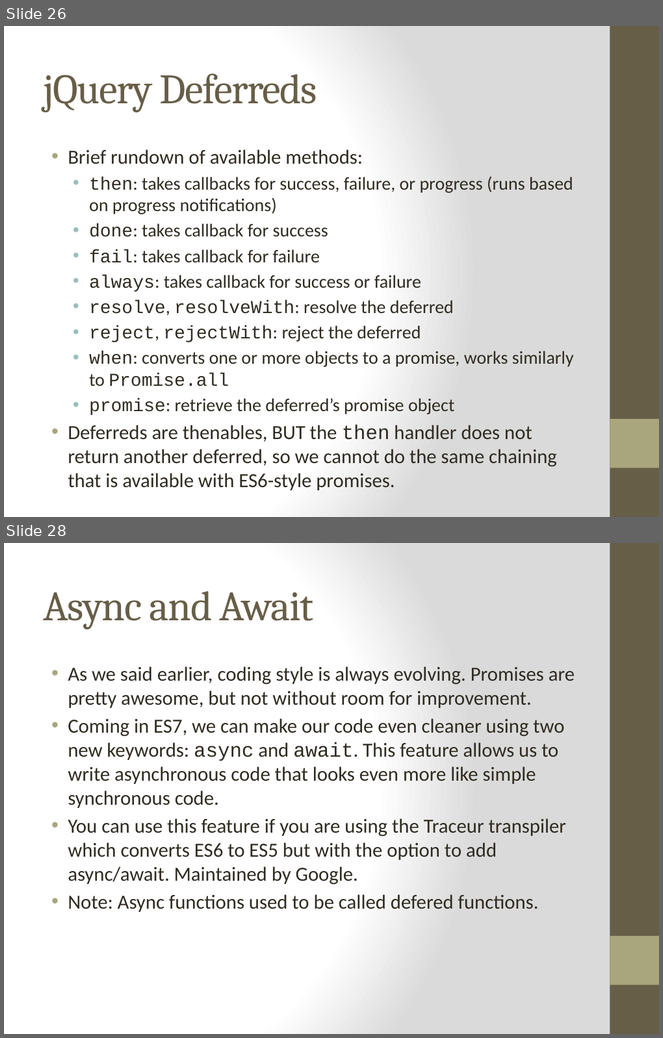
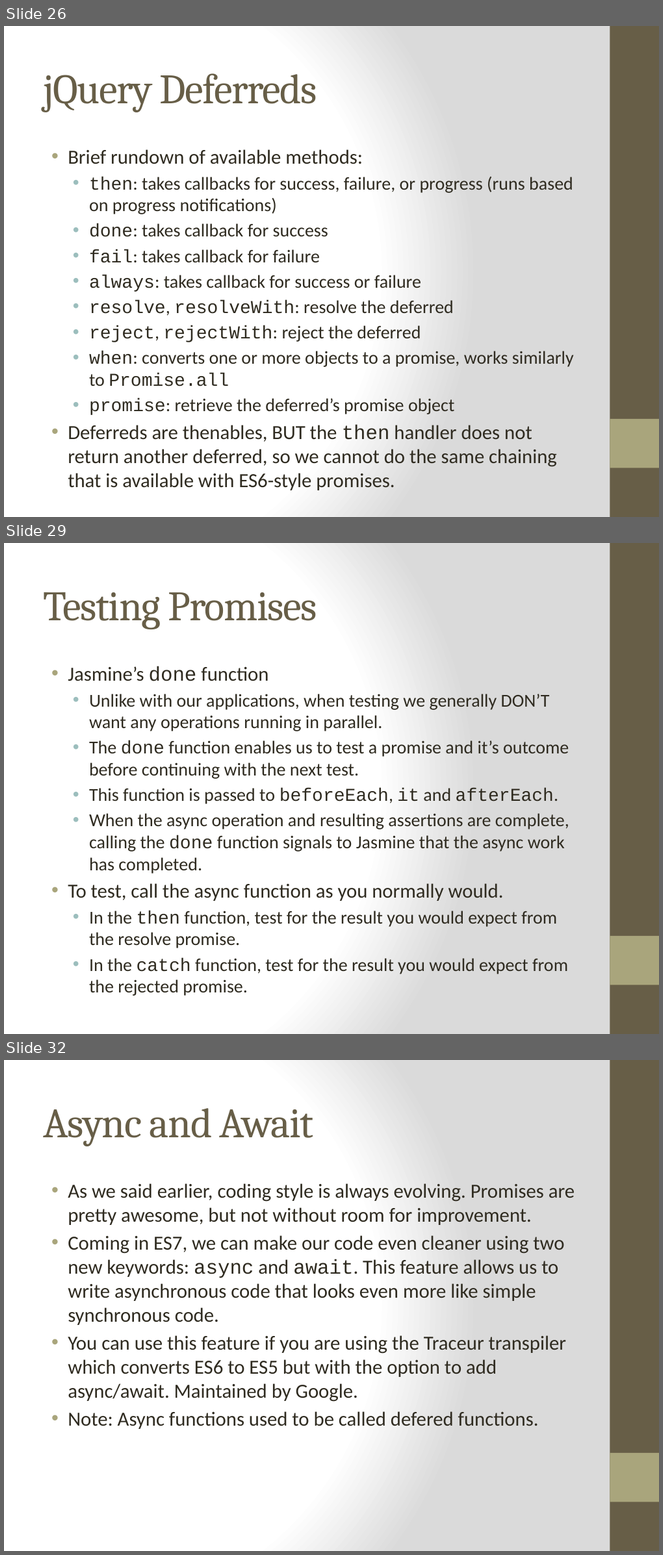
Before and after one commit to cheryly279/AsyncDiscussion, a slide deck: Async_Discussion_9_29_15.pptx. Shown one above the other, each under a label of ours: slides 26 and 28 before the commit, slides 26, 29 and 32 after it; the slides between them are not shown. The pictures are 663x1038 and 663x1555 pixels, drawn with LibreOffice and Linux fonts; fonts in the diff are those of the drawing. Boxes give left, top, right and bottom in pixels: in the first picture for what was removed or moved away, otherwise in the second. Text is boxed around its words. In the diff, an @@ line names an element or a change of style, - is before the commit and + after.

```diff
--- a/Async_Discussion_9_29_15.pptx
+++ b/Async_Discussion_9_29_15.pptx
@@ slide 29 added at box(4, 543, 659, 1034), background gradient #FFFFFF to #DADADA; not listed: 2 template elements that a slide beside it also shows @@
@@ title added at box(43, 592, 317, 629), 46 pt, text #675E47 @@
+Testing Promises
@@ text added at box(68, 667, 570, 996), 20 pt, text #2F2B20 @@
+• Jasmine’s done function
+  • Unlike with our applications, when testing we generally DON’T want any operations running in parallel.
+  • The done function enables us to test a promise and it’s outcome before continuing with the next test.
+  • This function is passed to beforeEach, it and afterEach.
+  • When the async operation and resulting assertions are complete, calling the done function signals to Jasmine that the async work has completed.
+• To test, call the async function as you normally would.
+  • In the then function, test for the result you would expect from the resolve promise.
+  • In the catch function, test for the result you would expect from the rejected promise.
@@ what was slide 28 is now slide 32 @@
```
Also in this commit, not shown: 4 slides changed, 7 other slides added, 7 slides removed, 1 other file.
